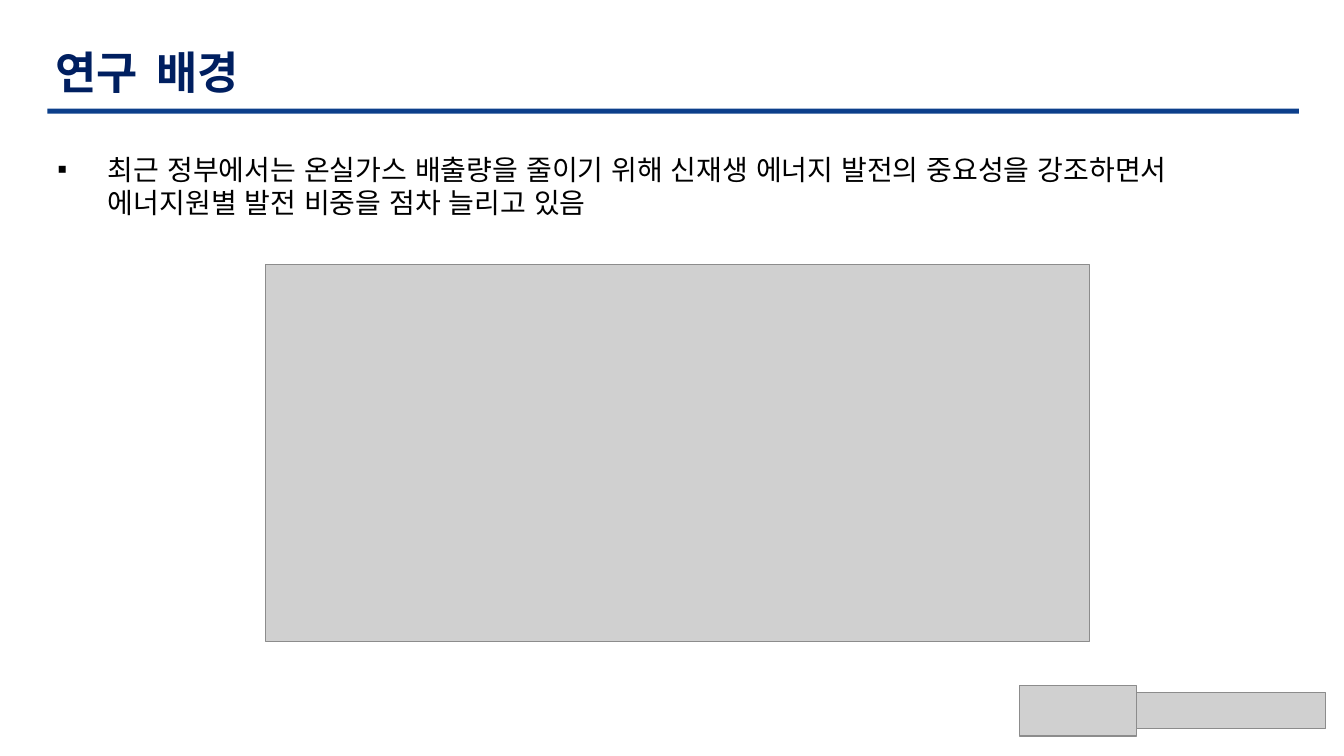
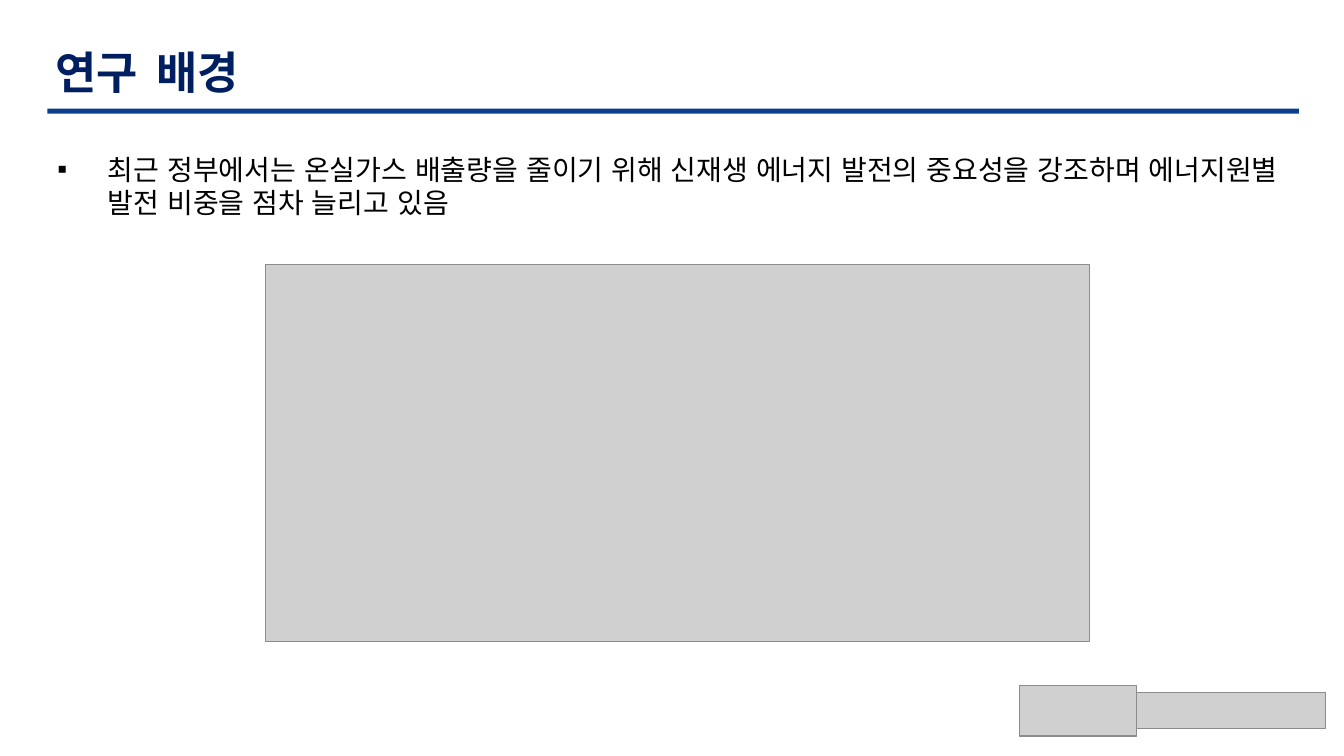
Before and after one commit to TaegyuHan/Solar_radiation_prediction_model, a slide deck: slide 4 of KICS_PT/[KICS] 모델 poster.pptx (slide 3 before the commit). Drawn at 1344x756 pixels with LibreOffice and Linux fonts; fonts in the diff are those of the drawing; grey boxes stand for pictures. Boxes give left, top, right and bottom in pixels: in the first picture for what was removed or moved away, otherwise in the second. Text is boxed around its words. In the diff, an @@ line names an element or a change of style, - is before the commit and + after.

```diff
--- a/KICS_PT/[KICS] 모델 poster.pptx
+++ b/KICS_PT/[KICS] 모델 poster.pptx
@@ text at [108,156,1278,216]: text changed @@
-▪ 최근 정부에서는 온실가스 배출량을 줄이기 위해 신재생 에너지 발전의 중요성을 강조하면서 에너지원별 발전 비중을 점차 늘리고 있음
+▪ 최근 정부에서는 온실가스 배출량을 줄이기 위해 신재생 에너지 발전의 중요성을 강조하며 에너지원별 발전 비중을 점차 늘리고 있음
```
Also in this commit, not shown: 8 other slides changed, 2 slides added, 1 slide removed.
